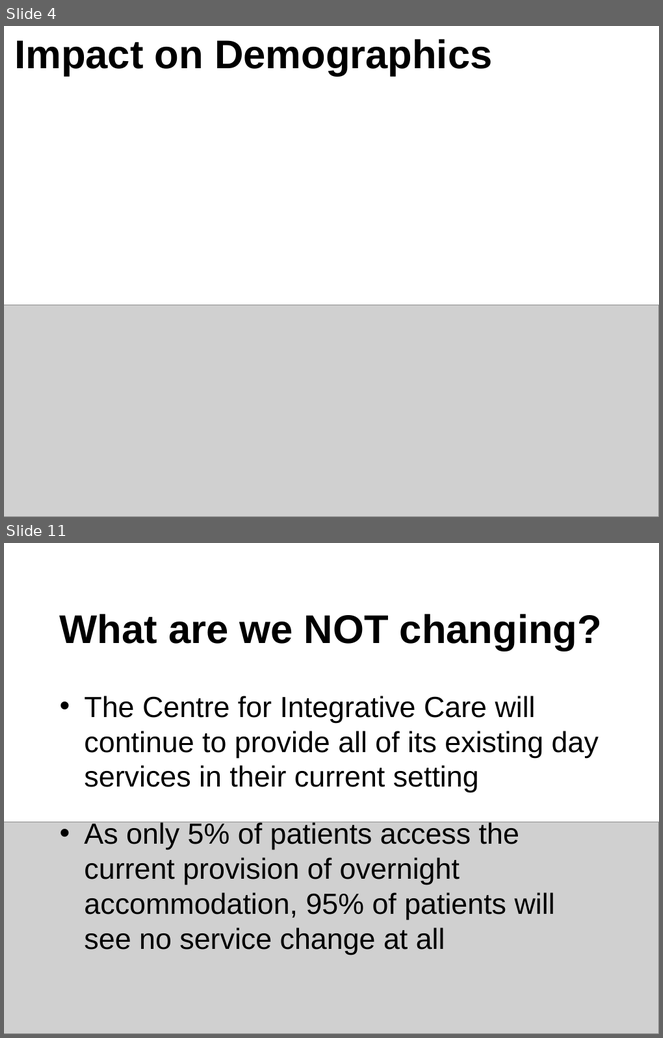
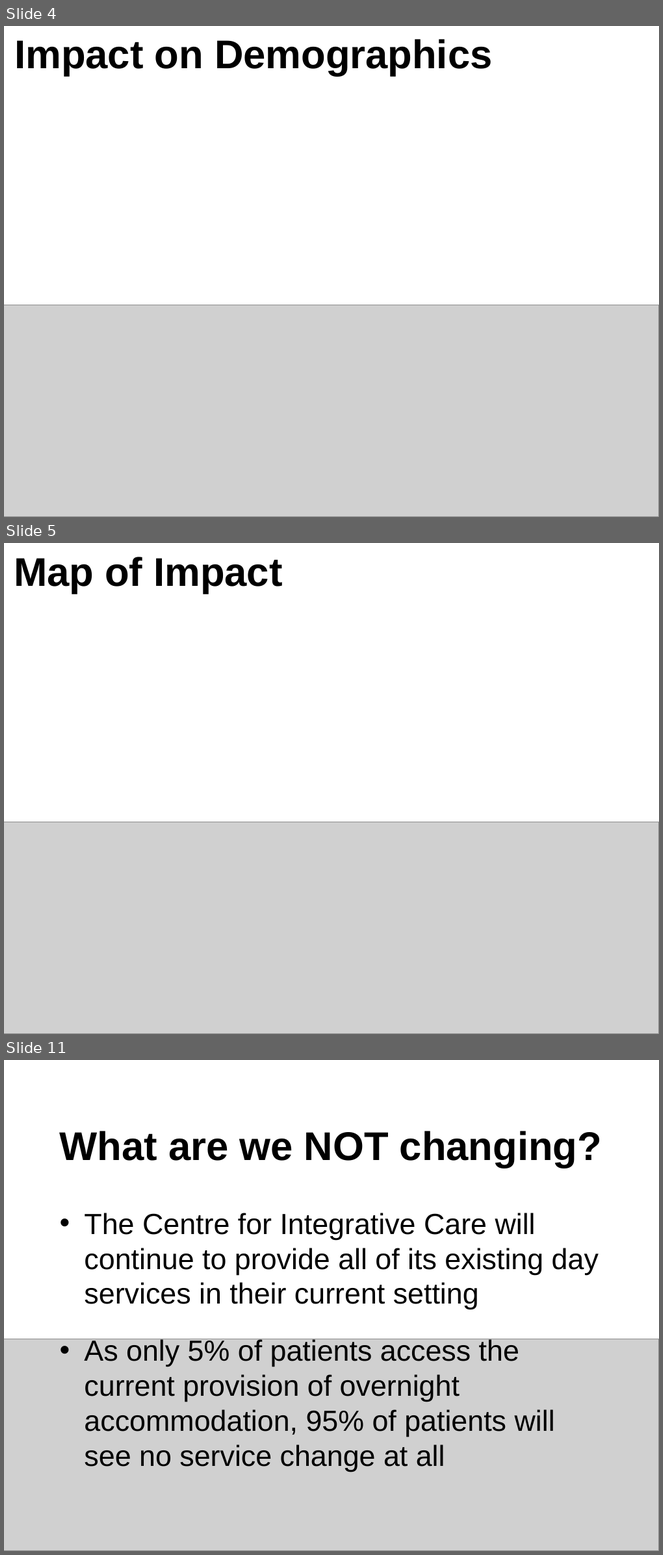
Before and after one commit to RMorton24/phs_group_project, a slide deck: Final Powerpoint presentation for 12.08.22.pptx. Shown one above the other, each under a label of ours: slides 4 and 11 before the commit, slides 4, 5 and 11 after it; the slides between them are not shown. The pictures are 663x1038 and 663x1555 pixels, drawn with LibreOffice and Linux fonts; fonts in the diff are those of the drawing; grey boxes stand for pictures. Boxes give left, top, right and bottom in pixels: in the first picture for what was removed or moved away, otherwise in the second. Text is boxed around its words. In the diff, an @@ line names an element or a change of style, - is before the commit and + after.

```diff
--- a/Final Powerpoint presentation for 12.08.22.pptx
+++ b/Final Powerpoint presentation for 12.08.22.pptx
@@ slide 5 added at (x1=4, y1=543, x2=659, y2=1034), background #FFFFFF @@
@@ title added at (x1=14, y1=557, x2=282, y2=593), 44 pt, text #000000, bold @@
+Map of Impact
@@ picture added at (x1=4, y1=822, x2=659, y2=1034) @@
```
Also in this commit, not shown: 2 slides changed, 3 other slides added, 4 slides removed, 1 other file.
